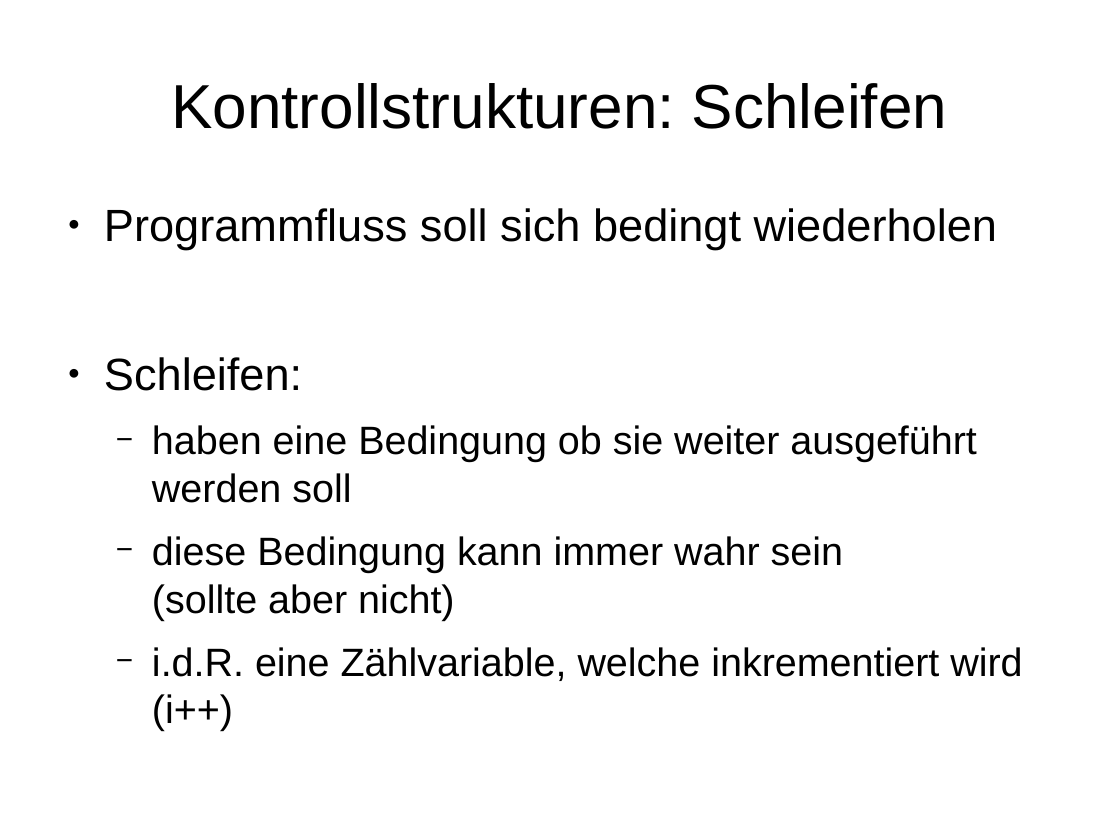
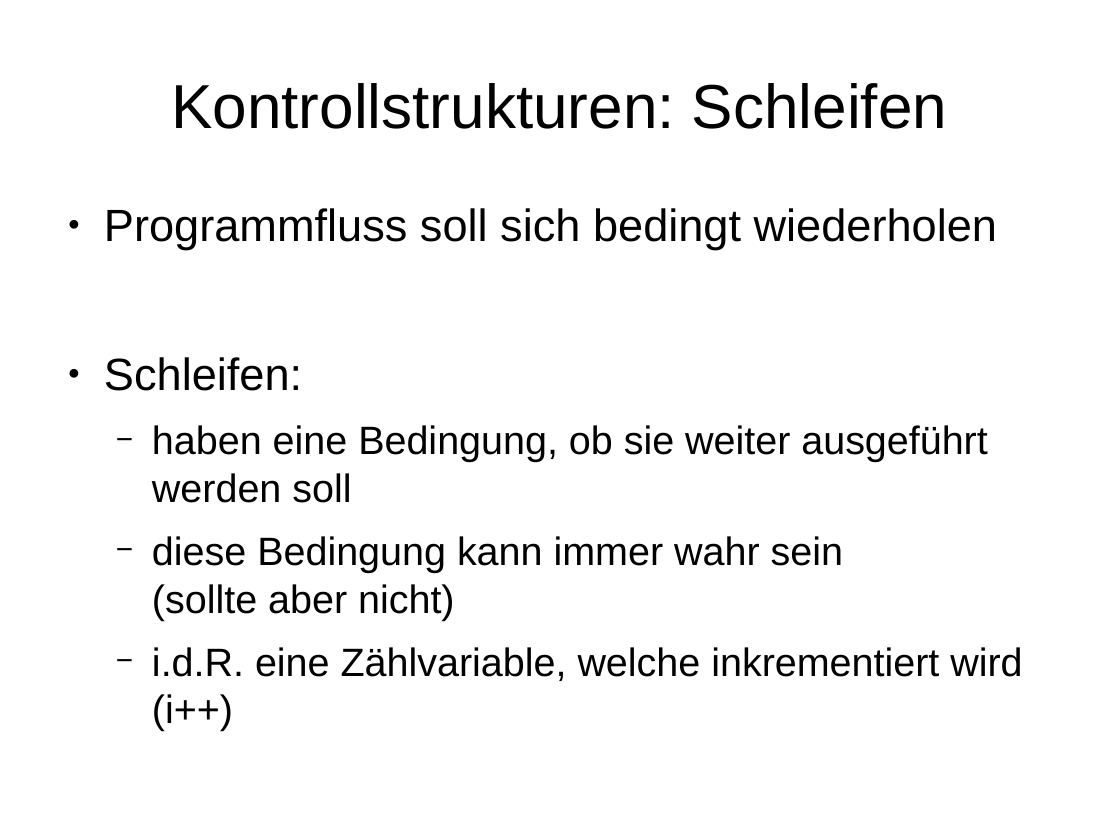
Before and after one commit to mn-io/hello-java, a slide deck: slide 43 of Folien.odp. Drawn at 1120x840 pixels with LibreOffice and Linux fonts; fonts in the diff are those of the drawing. Boxes give left, top, right and bottom in pixels: in the first picture for what was removed or moved away, otherwise in the second. Text is boxed around its words. In the diff, an @@ line names an element or a change of style, - is before the commit and + after.

```diff
--- a/Folien.odp
+++ b/Folien.odp
@@ text at bbox=[152, 425, 987, 503]: text changed @@
-  − haben eine Bedingung ob sie weiter ausgeführt werden soll
+  − haben eine Bedingung, ob sie weiter ausgeführt werden soll
```
Also in this commit, not shown: 7 other slides changed, 1 other file.
